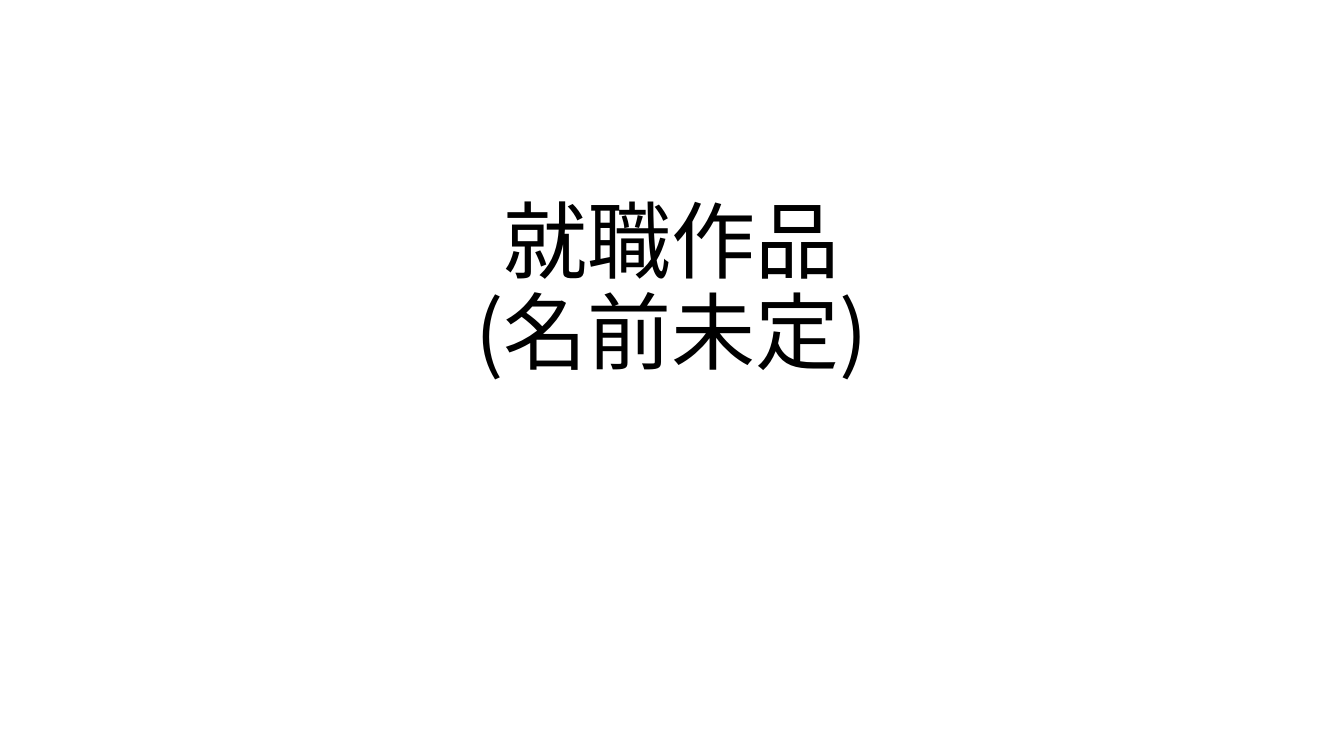
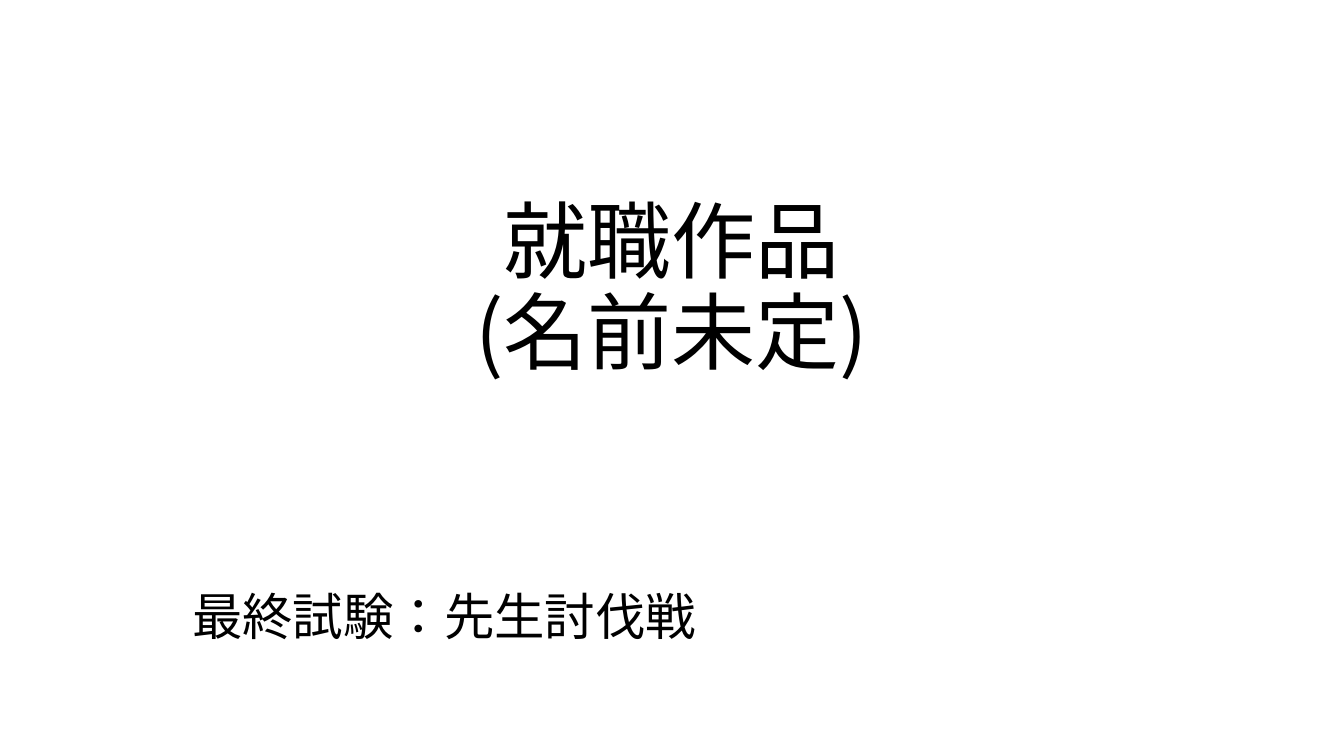
Before and after one commit to kakisawa/ProductionWork, a slide deck: slide 1 of 3DGame_3_NamelessGame/NamelessGame_企画書.pptx. Drawn at 1344x756 pixels with LibreOffice and Linux fonts; fonts in the diff are those of the drawing. Boxes give left, top, right and bottom in pixels: in the first picture for what was removed or moved away, otherwise in the second. Text is boxed around its words. In the diff, an @@ line names an element or a change of style, - is before the commit and + after.

Commit message:
up

```diff
--- a/3DGame_3_NamelessGame/NamelessGame_企画書.pptx
+++ b/3DGame_3_NamelessGame/NamelessGame_企画書.pptx
@@ text added at [192,592,696,639], 36 pt, text #000000 @@
+最終試験：先生討伐戦
```
Also in this commit, not shown: 6 slides added.
